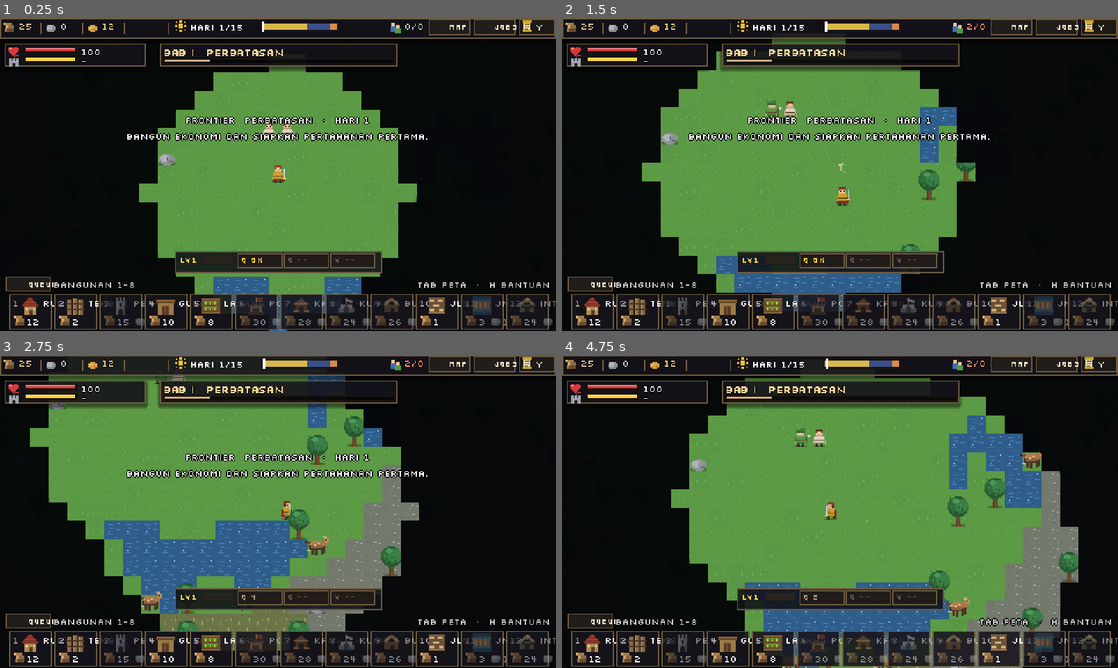
Above: before the commit, frames 1-4 (two rows, left to right).
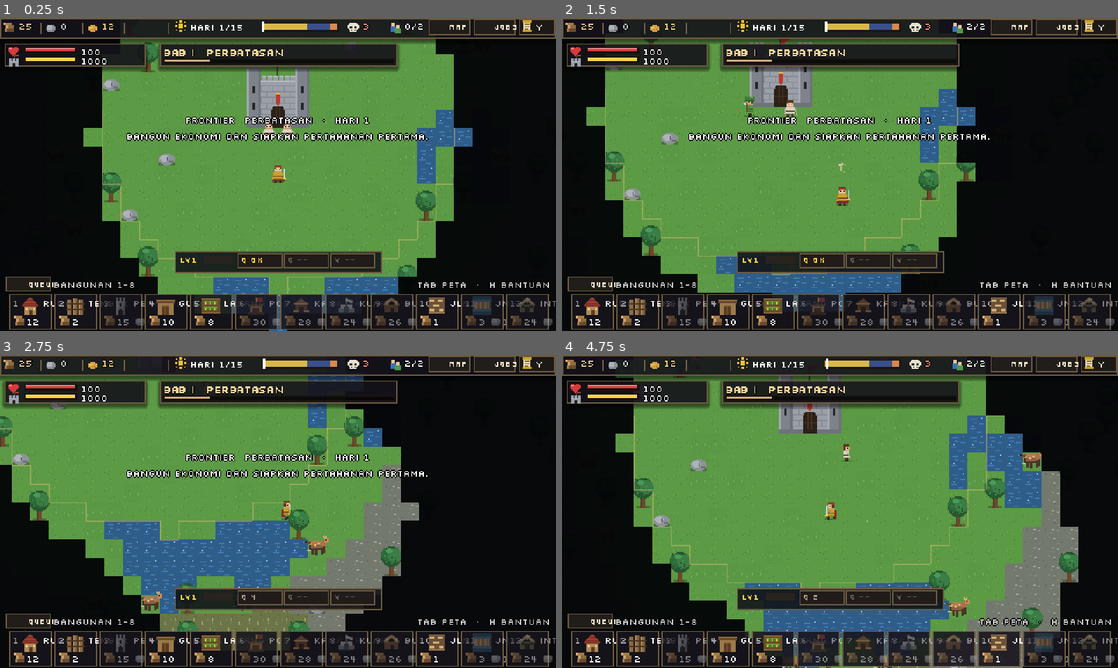
Above: after the commit, the same moments.

Repository: shimleabyte/hold-the-keep
Game: Godot game, scene res://scenes/main.tscn
The game is run twice, just before and just after one commit, with the same random seed, the same clock (stepped at 60 frames per second) and the same inputs.
Inputs (mouse positions are in pixels of both pictures, inside the frame that each line leads up to):
- Up to frame 1 (0.25 s): no input
- Up to frame 2 (1.5 s): tap Enter at 0.5 s; move the mouse to (962, 158) at 0.52 s; hold D (move_right) 0.53-1.28 s; tap C (ability_cleave) at 0.6 s; click (962, 158) at 0.67 s; tap Space at 0.77 s; move the mouse to (728, 190) at 1.27 s; hold S (move_down) from 1.28 s (still down); tap Q (ability_dash) at 1.35 s
- Up to frame 3 (2.75 s): tap Space at 1.52 s; move the mouse to (333, 442) at 2.02 s; release S (move_down) at 2.03 s; hold D (move_right) from 2.03 s (still down); tap V (ability_rally) at 2.1 s
- Up to frame 4 (4.75 s): move the mouse to (812, 574) at 2.77 s; release D (move_right) at 2.78 s; hold W (move_up) 2.78-3.53 s; tap F (attack) at 2.85 s; click (812, 574) at 2.92 s; tap Space at 3.02, 3.77, 4.52 s; move the mouse to (1006, 558) at 3.52 s; hold E (interact) 3.53-4.28 s; hold A (move_left) from 3.53 s (still down); move the mouse to (673, 464) at 4.27 s; tap Shift (sprint) at 4.35 s

The runs differ from the first frame. In frame 1, 19% of the frame differs, in the area x 14-85%, y 1-90%; in frame 2, 10%; in frame 3, 4.1%; in frame 4, 8.9%.
Error before the commit: Parse Error: Cannot infer the type of "patient_id" variable because the value doesn't have a set type. (res://scripts/entities/building.gd:311)

Commit message:
fix: type patient reservation instance id

Diff:
--- a/scripts/entities/building.gd
+++ b/scripts/entities/building.gd
@@ -308,7 +308,7 @@
 func is_heal_target_reserved(patient, except_healer = null) -> bool:
     if not is_instance_valid(patient):
         return false
-    var patient_id := patient.get_instance_id()
+    var patient_id: int = patient.get_instance_id()
     var current = _healer_targets.get(patient_id, null)
     if current == null or not is_instance_valid(current):
         _healer_targets.erase(patient_id)
